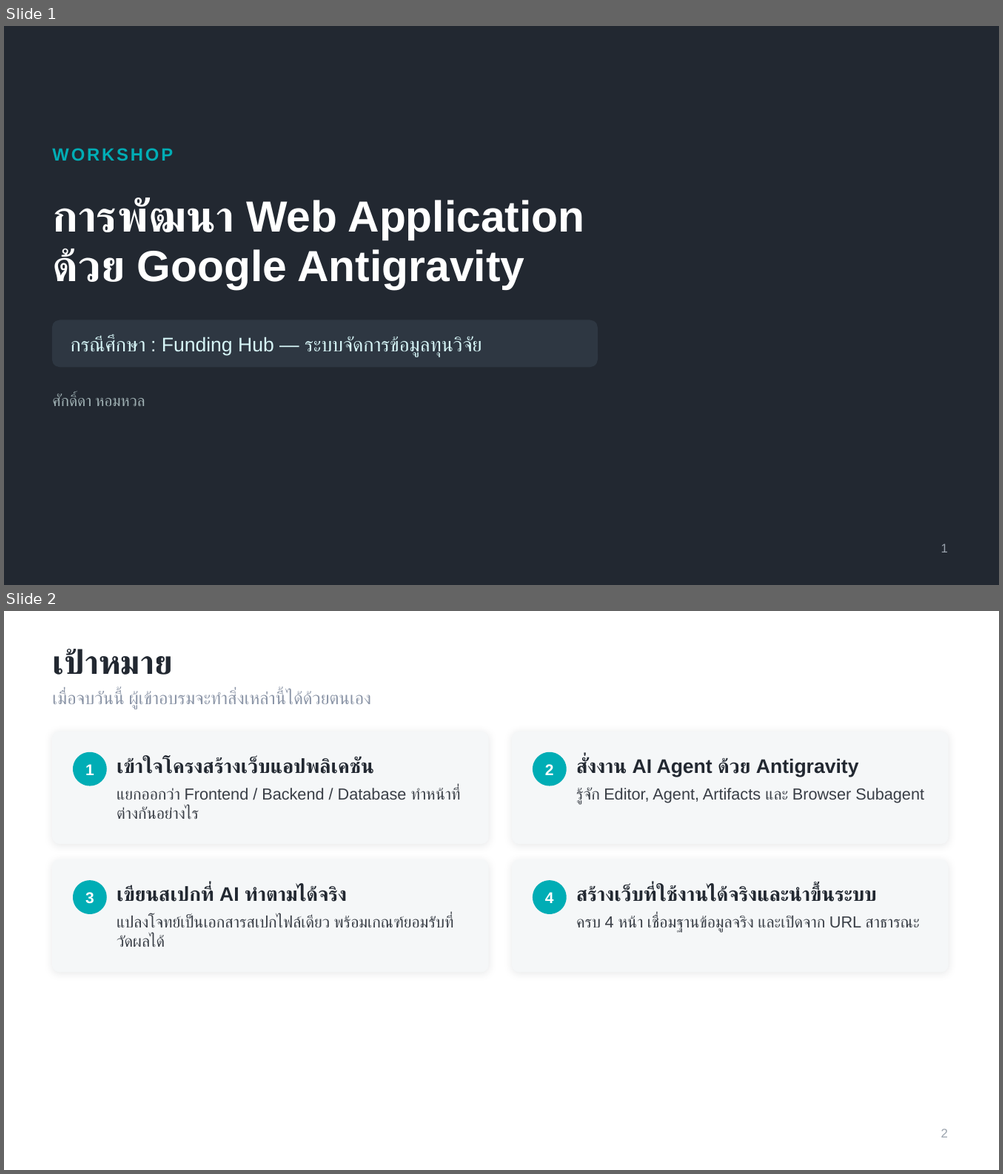
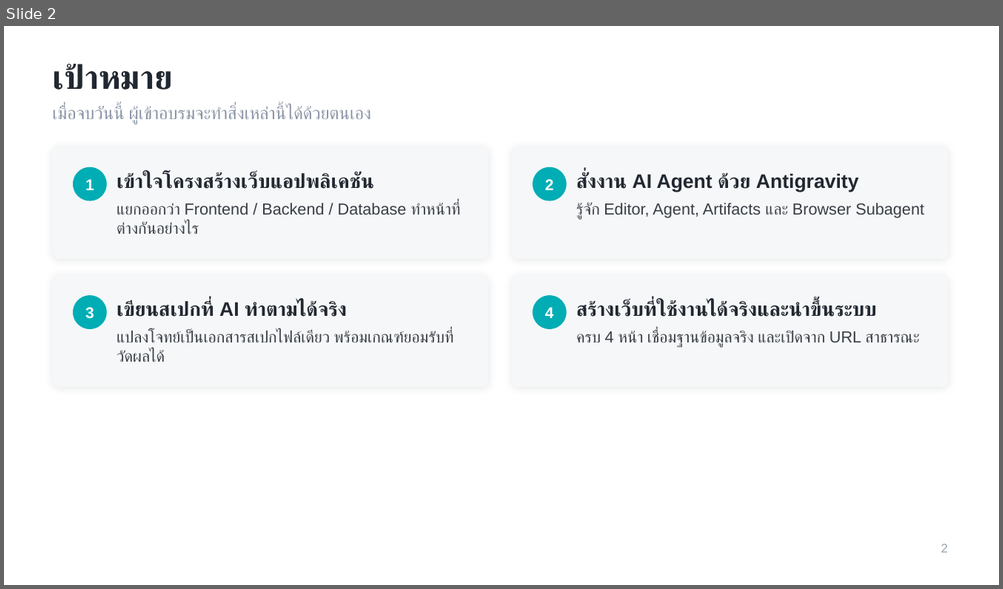
Before and after one commit to dookda/cmu_workshop_antigravity, a slide deck: Funding_Hub_Antigravity_Workshop.pptx. Shown one above the other, each under a label of ours: slides 1 and 2 before the commit, slide 2 after it. The pictures are 1003x1174 and 1003x589 pixels, drawn with LibreOffice and Linux fonts; fonts in the diff are those of the drawing. Boxes give left, top, right and bottom in pixels: in the first picture for what was removed or moved away, otherwise in the second. Text is boxed around its words. In the diff, an @@ line names an element or a change of style, - is before the commit and + after.

Commit message:
Update Funding Hub workshop files with new content and structure

```diff
--- a/Funding_Hub_Antigravity_Workshop.pptx
+++ b/Funding_Hub_Antigravity_Workshop.pptx
@@ slide 1 removed at (4,26,999,585), background #222831 @@
@@ text removed at (52,148,173,161) @@
-WORKSHOP
@@ text removed at (52,198,585,289) @@
-การพัฒนา Web Application
-ด้วย Google Antigravity
@@ rounded rectangle removed at (53,321,597,367) @@
@@ text removed at (71,336,481,357) @@
-กรณีศึกษา : Funding Hub — ระบบจัดการข้อมูลทุนวิจัย
@@ text removed at (52,395,145,406) @@
-ศักดิ์ดา หอมหวล
@@ text removed at (941,544,948,553) @@
-1
```
Also in this commit, not shown: 6 slides changed, 5 slides added, 2 other files.
